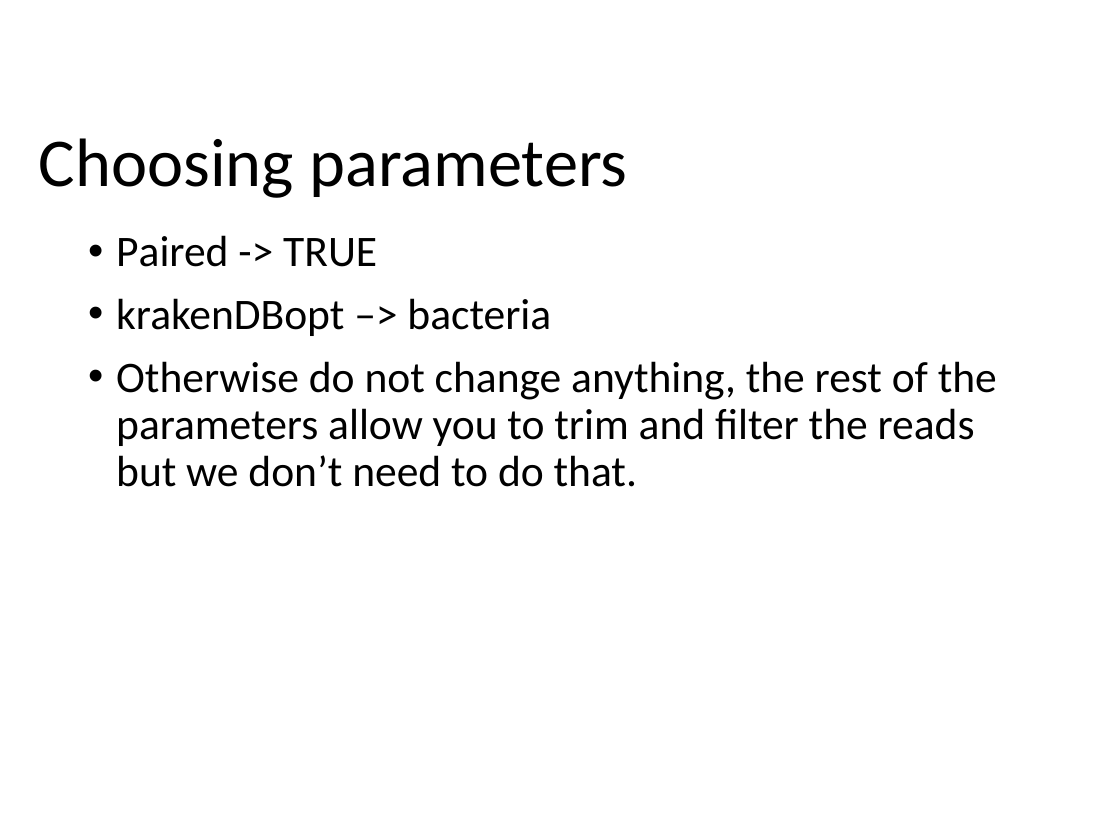
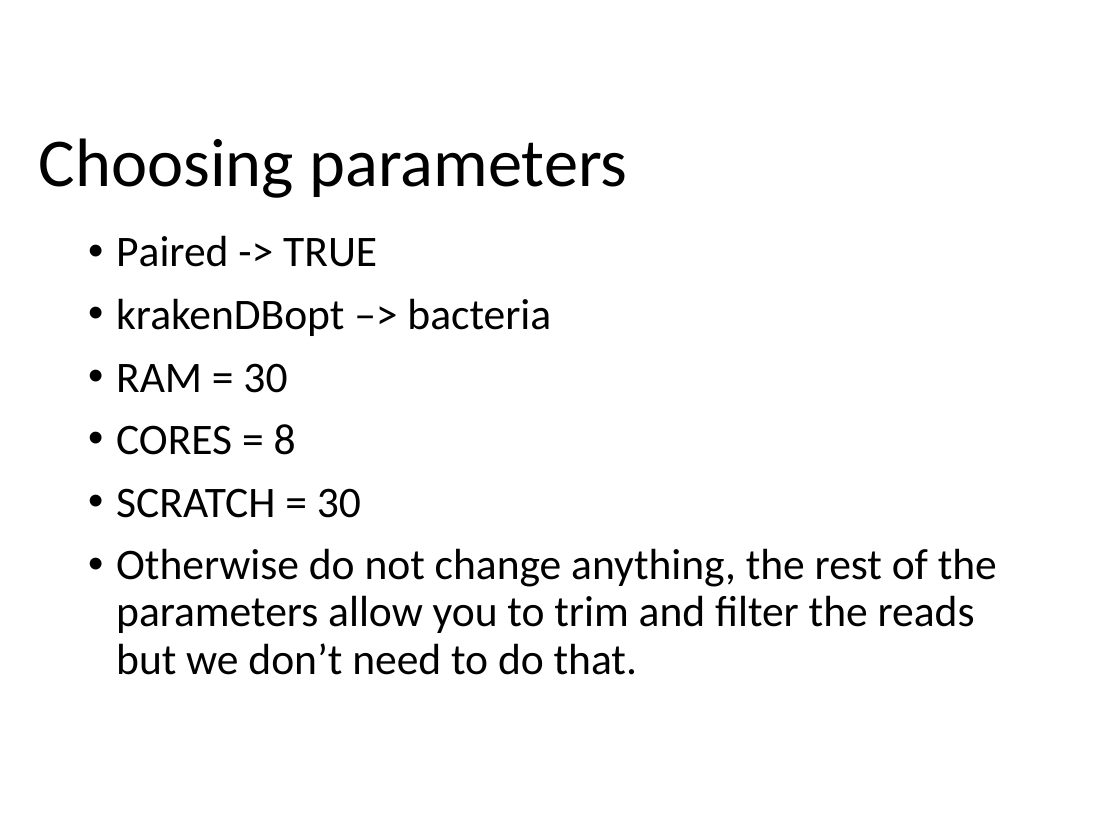
Before and after one commit to zajacn/metagenomics_course_FGCZ, a slide deck: slide 4 of instructions/Kraken.pptx. Drawn at 1120x840 pixels with LibreOffice and Linux fonts; fonts in the diff are those of the drawing; background and template pictures are left out. Boxes give left, top, right and bottom in pixels: in the first picture for what was removed or moved away, otherwise in the second. Text is boxed around its words. In the diff, an @@ line names an element or a change of style, - is before the commit and + after.

```diff
--- a/instructions/Kraken.pptx
+++ b/instructions/Kraken.pptx
@@ text at <box>116,363,361,518</box>: paragraphs added @@
+• RAM = 30
+• CORES = 8
+• SCRATCH = 30
```
Also in this commit, not shown: 13 other files.
